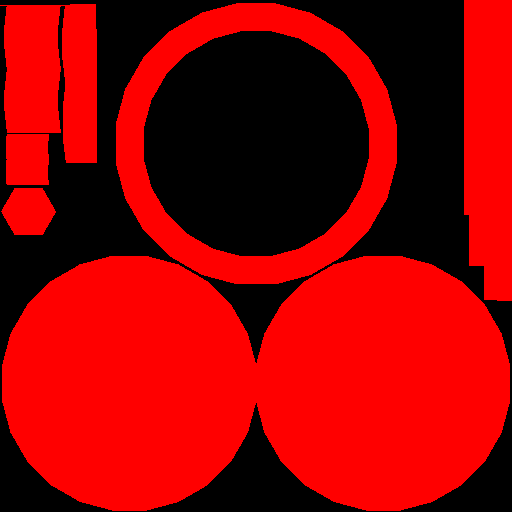
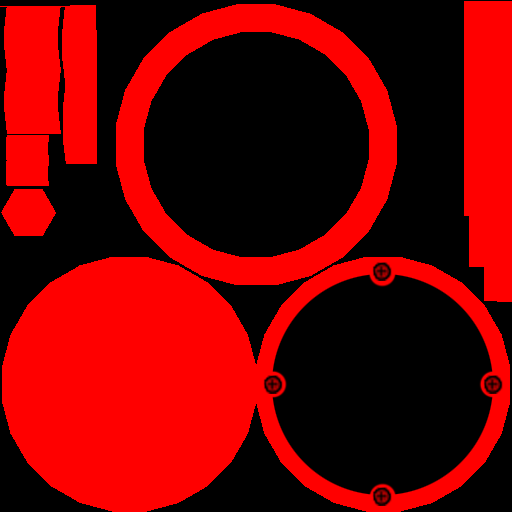
Comparing the layer stacks of the two w=512, h=512 images. Changes:
moved "Ebene 1" into group "E", painted on it over left=0, top=0, right=512, bottom=512
removed layer "Ebene" (1st of 2) over left=0, top=0, right=512, bottom=511
removed layer "Ebene" (2nd of 2) over left=0, top=0, right=512, bottom=511
moved "Ebene 2" into group "E", painted on it over left=0, top=0, right=512, bottom=512
added group "D" with 2 layers above "Hintergrund" over left=0, top=3, right=512, bottom=512
added layer "R150_Screws" in group "D" over left=263, top=262, right=504, bottom=506
added layer "R255" in group "D" over left=0, top=3, right=512, bottom=512
